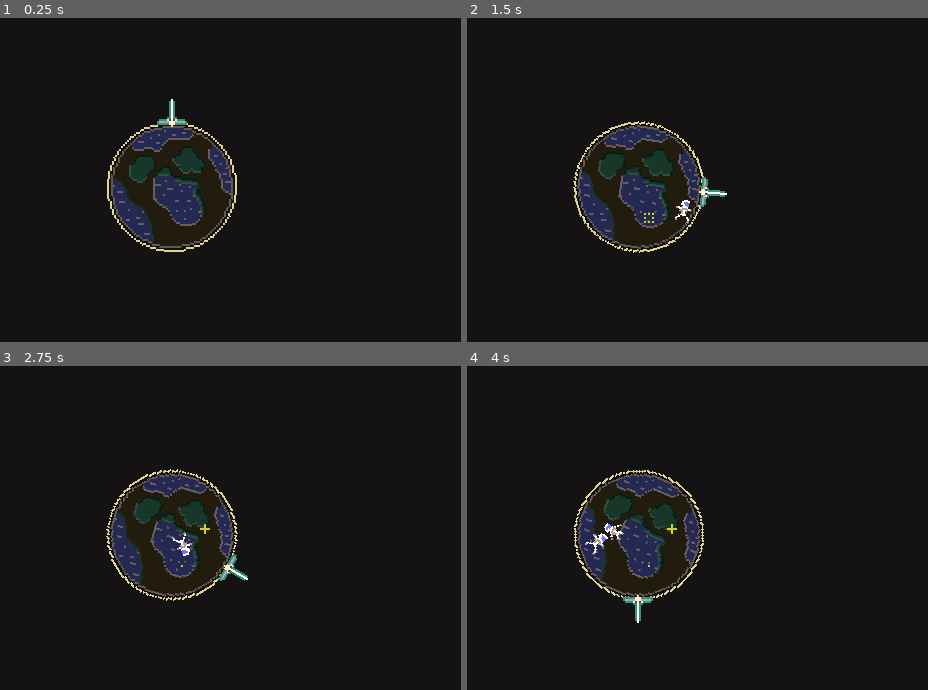
Above: before the commit, frames 1-4 (two rows, left to right).
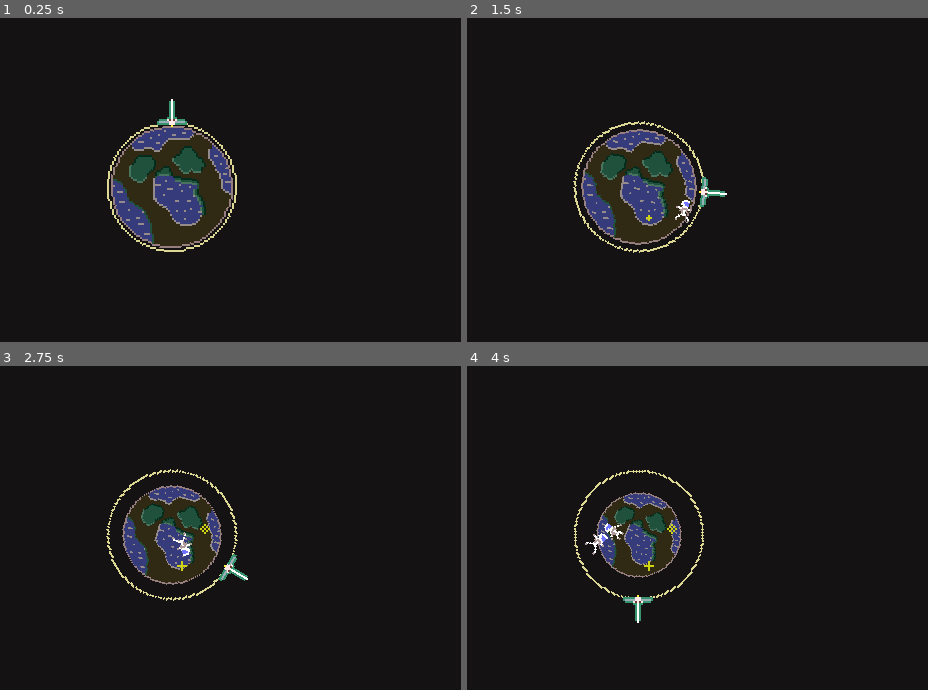
Above: after the commit, the same moments.

Repository: hakro/plasma-ld47
Game: Godot game, scene res://Scenes/World.tscn
Two runs of this game, one before a commit and one after it. Both use one fixed random seed, a clock stepped at 60 frames per second and the inputs below.
Inputs:
- Up to frame 1 (0.25 s): no input
- Up to frame 2 (1.5 s): tap Enter (ui_accept) at 0.5 s; hold Right (move_right) 0.53-1.28 s; hold Enter (ui_accept) 0.53-1.28 s; hold Left (move_left) from 1.28 s (still down); tap S (launch_astronaut) at 1.35 s
- Up to frame 3 (2.75 s): tap Enter (ui_accept) at 1.52, 1.55, 1.82, 2.3 s; release Left (move_left) at 2.03 s; hold Right (move_right) from 2.03 s (still down); hold Space (shoot) from 2.03 s (still down)
- Up to frame 4 (4 s): release Space (shoot) at 2.78 s; tap Enter (ui_accept) at 2.85, 3.02, 3.32, 3.77, 3.8 s; release Right (move_right) at 3.53 s; hold Left (move_left) from 3.53 s (still down); hold S (launch_astronaut) from 3.53 s (still down)

The runs differ from the first frame. In frame 1, 4.1% of the frame differs, in the area x 24-51%, y 33-71%; in frame 2, 4.6%; in frame 3, 5.1%, in the area x 23-51%, y 33-72%; in frame 4, 5.0%.

Commit message:
Add planet health, and damage by enemies. Damage enemies by astronauts

Diff:
--- a/Scenes/Astronaut.gd
+++ b/Scenes/Astronaut.gd
@@ -9,3 +9,6 @@
 	if collision_info:
 		direction = direction.bounce(collision_info.normal)
 	rotate(2 * delta)
+
+func die():
+	queue_free()
--- a/Scenes/Astronaut.tscn
+++ b/Scenes/Astronaut.tscn
@@ -3,42 +3,44 @@
 [ext_resource path="res://Assets/Astronaut.png" type="Texture" id=1]
 [ext_resource path="res://Scenes/Astronaut.gd" type="Script" id=2]
 
-[sub_resource type="AtlasTexture" id=4]
+[sub_resource type="AtlasTexture" id=1]
 atlas = ExtResource( 1 )
 region = Rect2( 0, 0, 9, 11 )
 
-[sub_resource type="AtlasTexture" id=5]
+[sub_resource type="AtlasTexture" id=2]
 atlas = ExtResource( 1 )
 region = Rect2( 9, 0, 9, 11 )
 
-[sub_resource type="AtlasTexture" id=6]
+[sub_resource type="AtlasTexture" id=3]
 atlas = ExtResource( 1 )
 region = Rect2( 18, 0, 9, 11 )
 
-[sub_resource type="AtlasTexture" id=7]
+[sub_resource type="AtlasTexture" id=4]
 atlas = ExtResource( 1 )
 region = Rect2( 27, 0, 9, 11 )
 
-[sub_resource type="SpriteFrames" id=8]
+[sub_resource type="SpriteFrames" id=5]
 animations = [ {
-"frames": [ SubResource( 4 ), SubResource( 5 ), SubResource( 6 ), SubResource( 7 ) ],
+"frames": [ SubResource( 1 ), SubResource( 2 ), SubResource( 3 ), SubResource( 4 ) ],
 "loop": true,
 "name": "wiggle",
 "speed": 6.0
 } ]
 
-[sub_resource type="CapsuleShape2D" id=2]
+[sub_resource type="CapsuleShape2D" id=6]
 radius = 2.88348
 height = 5.28485
 
 [node name="Astronaut" type="KinematicBody2D"]
+collision_layer = 4
+collision_mask = 30
 script = ExtResource( 2 )
 
 [node name="Sprite" type="AnimatedSprite" parent="."]
-frames = SubResource( 8 )
+frames = SubResource( 5 )
 animation = "wiggle"
 frame = 2
 playing = true
 
 [node name="CollisionShape2D" type="CollisionShape2D" parent="."]
-shape = SubResource( 2 )
+shape = SubResource( 6 )
--- a/Scenes/Enemy.gd
+++ b/Scenes/Enemy.gd
@@ -10,3 +10,10 @@
 
 func _process(delta):
 	position += direction * SPEED * delta
+
+func die():
+	queue_free()
+
+func _on_Enemy_body_entered(astronaut : KinematicBody2D):
+	astronaut.die()
+	die()
--- a/Scenes/Enemy.tscn
+++ b/Scenes/Enemy.tscn
@@ -7,6 +7,8 @@
 extents = Vector2( 7.30453, 7.19969 )
 
 [node name="Enemy" type="Area2D"]
+collision_layer = 8
+collision_mask = 2147483653
 script = ExtResource( 2 )
 
 [node name="CollisionShape2D" type="CollisionShape2D" parent="."]
@@ -16,3 +18,4 @@
 modulate = Color( 0.913725, 0.698039, 0.686275, 1 )
 scale = Vector2( 0.3, 0.3 )
 texture = ExtResource( 1 )
+[connection signal="body_entered" from="." to="." method="_on_Enemy_body_entered"]
--- a/Scenes/Loot.tscn
+++ b/Scenes/Loot.tscn
@@ -41,6 +41,7 @@
 [node name="Loot" type="Area2D" groups=[
 "loot",
 ]]
+collision_mask = 4
 script = ExtResource( 2 )
 
 [node name="AnimatedSprite" type="AnimatedSprite" parent="."]
@@ -48,6 +49,7 @@
 position = Vector2( -0.458851, -0.417137 )
 frames = SubResource( 7 )
 animation = "shine"
+frame = 2
 playing = true
 
 [node name="CollisionShape2D" type="CollisionShape2D" parent="."]
--- a/Scenes/Planet.gd
+++ b/Scenes/Planet.gd
@@ -5,6 +5,8 @@
 
 const max_loot := 2
 const loot_scene : PackedScene = preload("res://Scenes/Loot.tscn")
+
+var health := 100
 
 func _process(delta):
 	inner_circle.rotate(delta * 0.1)
@@ -18,3 +20,18 @@
 		var rand_y = (randf() - 0.5) * 35
 		loot.position = position + Vector2(rand_x, rand_y)
 		get_tree().current_scene.add_child(loot)
+
+func take_damage(damage: int):
+	health -= damage
+	# Make it smaller
+	inner_circle.scale *= 0.97
+
+# TEST
+func _input(event):
+	if event.is_action_pressed("ui_accept"):
+		print("enter")
+		inner_circle.scale *= 0.97
+
+func _on_HitArea_area_entered(area : Area2D):
+	take_damage(10)
+	area.queue_free()
--- a/Scenes/Planet.tscn
+++ b/Scenes/Planet.tscn
@@ -1,8 +1,11 @@
-[gd_scene load_steps=4 format=2]
+[gd_scene load_steps=5 format=2]
 
 [ext_resource path="res://Assets/OuterCircle.png" type="Texture" id=1]
 [ext_resource path="res://Assets/InnerCircle.png" type="Texture" id=2]
 [ext_resource path="res://Scenes/Planet.gd" type="Script" id=3]
+
+[sub_resource type="CircleShape2D" id=1]
+radius = 30.0
 
 [node name="Planet" type="Node2D"]
 script = ExtResource( 3 )
@@ -15,9 +18,16 @@
 texture = ExtResource( 1 )
 
 [node name="InnerCircle" type="Sprite" parent="."]
-modulate = Color( 0.4, 0.368627, 0.368627, 1 )
+modulate = Color( 0.588235, 0.545098, 0.545098, 1 )
 texture = ExtResource( 2 )
+
+[node name="HitArea" type="Area2D" parent="InnerCircle"]
+collision_mask = 8
+
+[node name="CollisionShape" type="CollisionShape2D" parent="InnerCircle/HitArea"]
+shape = SubResource( 1 )
 
 [node name="LootTimer" type="Timer" parent="."]
 autostart = true
+[connection signal="area_entered" from="InnerCircle/HitArea" to="." method="_on_HitArea_area_entered"]
 [connection signal="timeout" from="LootTimer" to="." method="_on_LootTimer_timeout"]
--- a/Scenes/PlasmaCanon.tscn
+++ b/Scenes/PlasmaCanon.tscn
@@ -7,6 +7,8 @@
 extents = Vector2( 7.63074, 0.981888 )
 
 [node name="Shuttle" type="KinematicBody2D"]
+collision_layer = 2
+collision_mask = 4
 script = ExtResource( 2 )
 
 [node name="Sprite" type="Sprite" parent="."]
--- a/project.godot
+++ b/project.godot
@@ -53,6 +53,14 @@
  ]
 }
 
+[layer_names]
+
+2d_physics/layer_1="Planet"
+2d_physics/layer_2="PlasmaCanon"
+2d_physics/layer_3="Astronaut"
+2d_physics/layer_4="Enemy"
+2d_physics/layer_5="Loot"
+
 [rendering]
 
 quality/driver/driver_name="GLES2"
